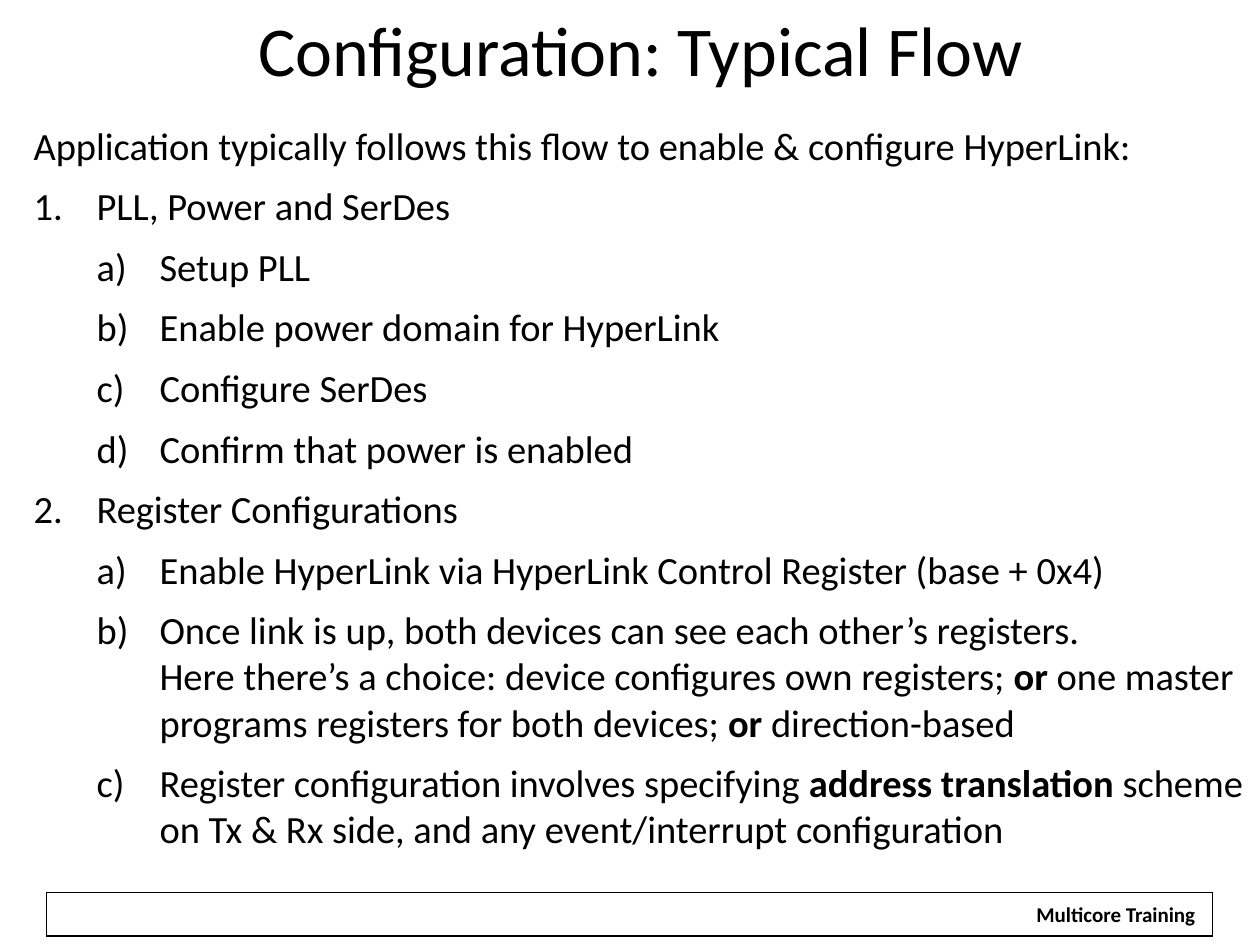
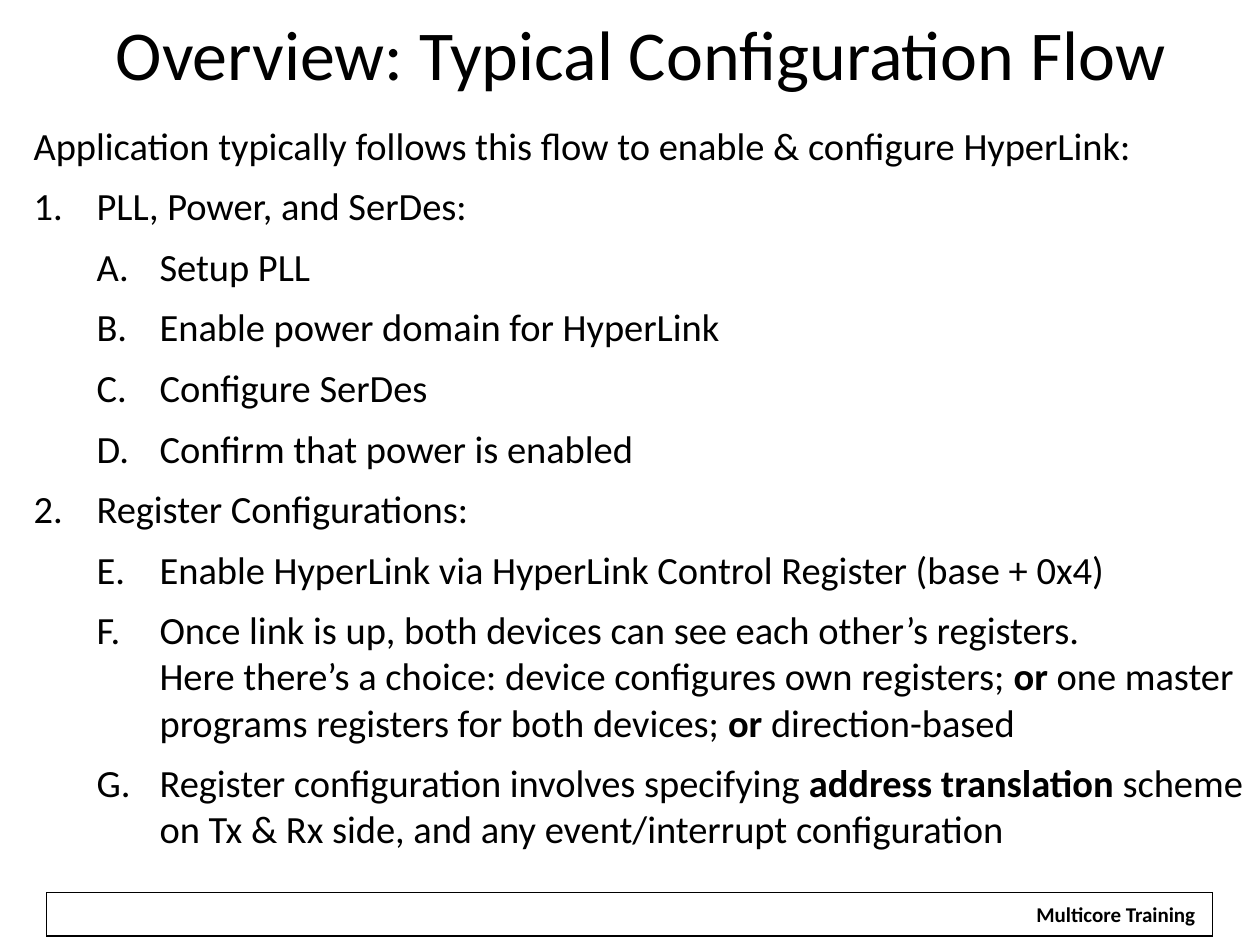
Before and after one commit to hari1989/keystone-workshop, a slide deck: slide 12 of slides/Intro to Hyperlink.pptx (slide 45 before the commit). Drawn at 1260x945 pixels with LibreOffice and Linux fonts; fonts in the diff are those of the drawing; background and template pictures are left out. Boxes give left, top, right and bottom in pixels: in the first picture for what was removed or moved away, otherwise in the second. Text is boxed around its words. In the diff, an @@ line names an element or a change of style, - is before the commit and + after.

```diff
--- a/slides/Intro to Hyperlink.pptx
+++ b/slides/Intro to Hyperlink.pptx
@@ text "Overview: Typical Configuration Flow" at [116,31,1165,92]: vertical alignment top to middle @@
@@ text at [116,31,1165,92]: text changed @@
-Configuration: Typical Flow
+Overview: Typical Configuration Flow
@@ text at [97,193,466,225]: text changed @@
-1. PLL, Power and SerDes
+1. PLL, Power, and SerDes:
@@ text at [160,256,1243,850]: bullet a) to A. @@
@@ text at [97,496,468,530]: text changed @@
-2. Register Configurations
+2. Register Configurations:
```
Also in this commit, not shown: 45 other slides changed, 3 slides added, 1 slide removed.
